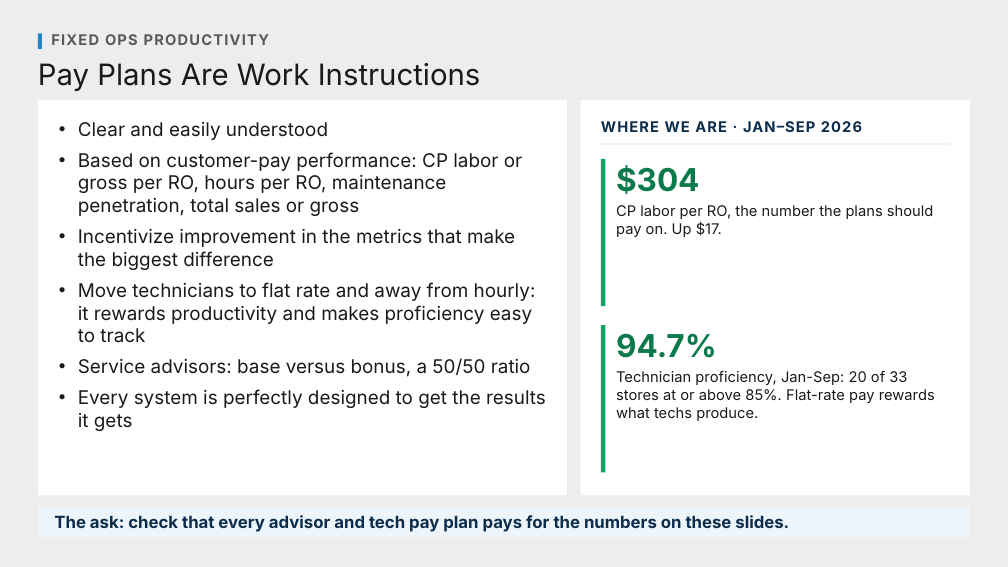
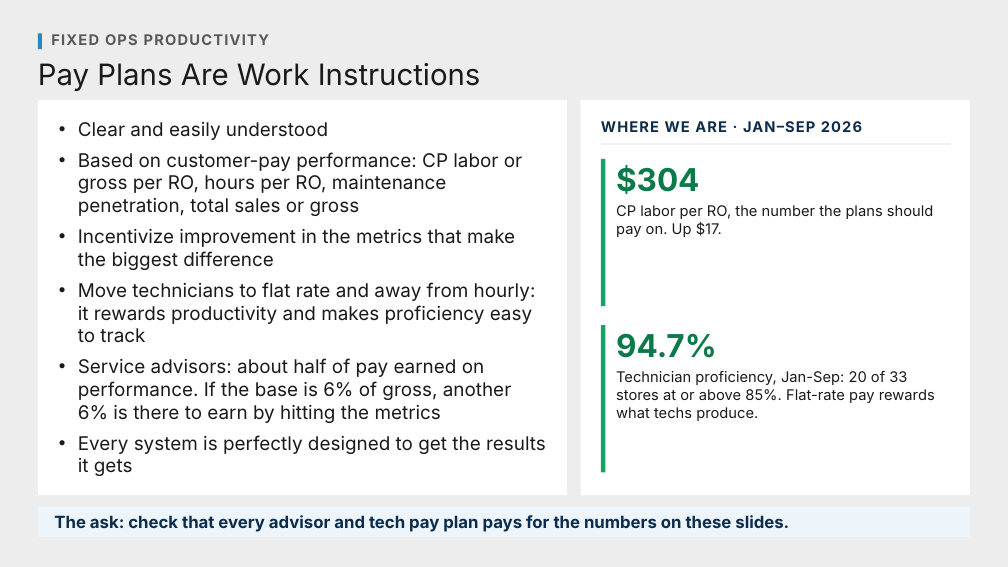
Before and after one commit to Ndresner/Noah, a slide deck: slide 128 of day2-deck/decks/Fixed Ops - Day 2 Example Test Deck.pptx. Drawn at 1008x567 pixels with LibreOffice and Linux fonts; fonts in the diff are those of the drawing. Boxes give left, top, right and bottom in pixels: in the first picture for what was removed or moved away, otherwise in the second. Text is boxed around its words. In the diff, an @@ line names an element or a change of style, - is before the commit and + after.

```diff
--- a/day2-deck/decks/Fixed Ops - Day 2 Example Test Deck.pptx
+++ b/day2-deck/decks/Fixed Ops - Day 2 Example Test Deck.pptx
@@ text at [78, 358, 512, 423]: text changed @@
-• Service advisors: base versus bonus, a 50/50 ratio
+• Service advisors: about half of pay earned on performance. If the base is 6% of gross, another 6% is there to earn by hitting the metrics
```
Also in this commit, not shown: 5 other slides changed, 10 other files.
